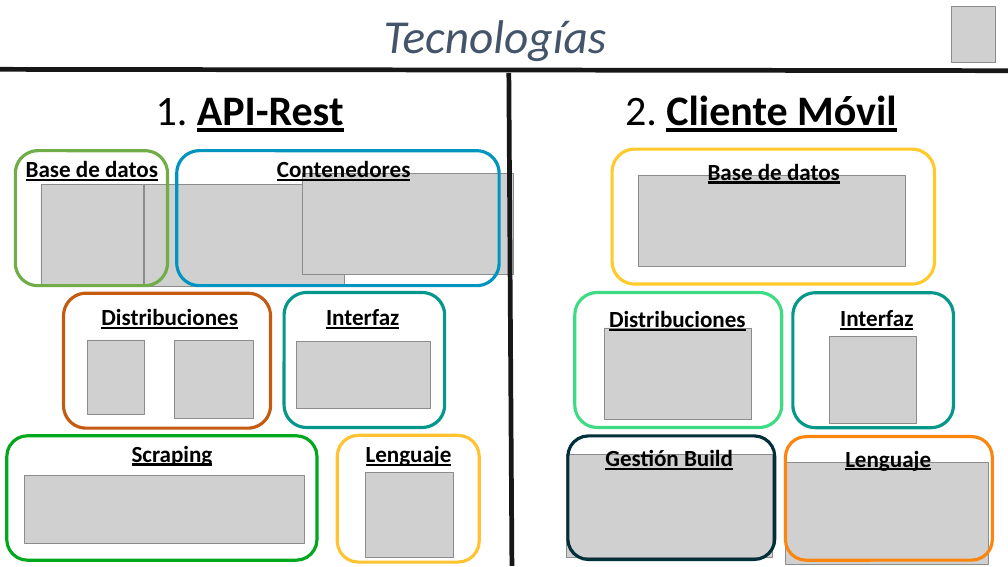
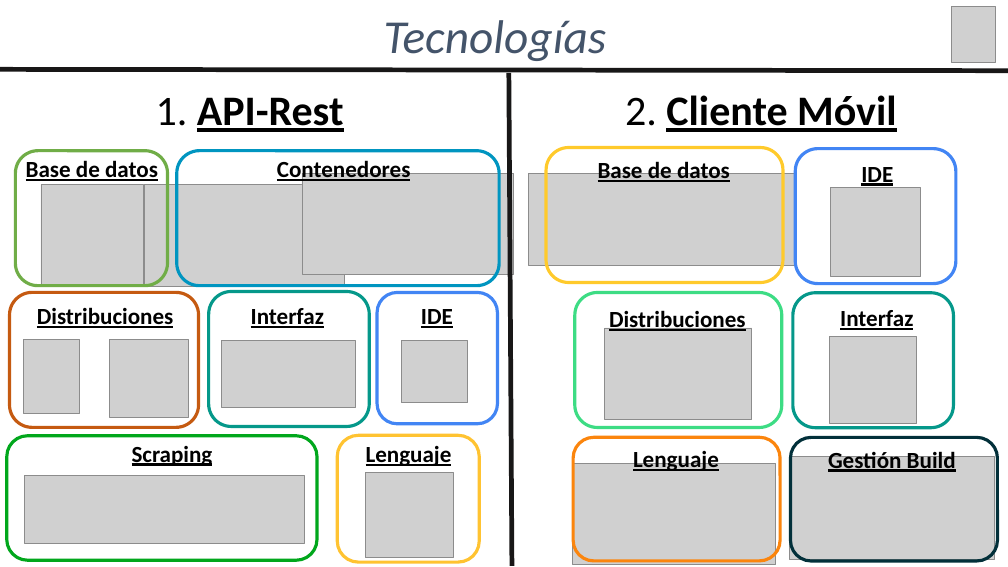
Before and after one commit to agchivite/Wewiza, a slide deck: slide 9 of 02_Documentacion/Presentacion_Wewiza.pptx (slide 7 before the commit). Drawn at 1008x567 pixels with LibreOffice and Linux fonts; fonts in the diff are those of the drawing; grey boxes stand for pictures. Boxes give left, top, right and bottom in pixels: in the first picture for what was removed or moved away, otherwise in the second. Text is boxed around its words. In the diff, an @@ line names an element or a change of style, - is before the commit and + after.

Commit message:
[Finish] Slide

```diff
--- a/02_Documentacion/Presentacion_Wewiza.pptx
+++ b/02_Documentacion/Presentacion_Wewiza.pptx
@@ rounded rectangle: place and size @@
-rounded rectangle at [613,149,935,284]
+rounded rectangle at [546,147,783,282]
@@ rounded rectangle added at [796,149,956,284], outline #4285F4 3 pt @@
@@ picture: place and size @@
-picture at [639,175,906,267]
+picture at [529,174,796,265]
@@ text "Base de datos": place and size @@
-text "Base de datos" at [708,160,840,184]
+text "Base de datos" at [598,159,730,182]
@@ text added at [861,162,893,188], 22 pt, text #000000, bold, underline @@
+IDE
@@ picture added at [831,188,920,277] @@
@@ rounded rectangle: place and size @@
-rounded rectangle at [64,293,271,428]
+rounded rectangle at [10,293,199,427]
@@ 2 pictures, 1 text: place and size @@
-2 pictures, 1 text at [88,308,253,418]
+2 pictures, 1 text at [23,307,188,417]
@@ 1 picture, 1 text, 1 rounded rectangle: place and size @@
-1 picture, 1 text, 1 rounded rectangle at [284,293,445,427]
+1 picture, 1 text, 1 rounded rectangle at [209,292,369,426]
@@ rounded rectangle added at [377,293,498,424], outline #4285F4 3 pt @@
@@ text added at [421,309,453,328], 22 pt, text #000000, bold, underline @@
+IDE
@@ picture added at [402,340,468,403] @@
@@ rounded rectangle: place and size @@
-rounded rectangle at [786,436,993,560]
+rounded rectangle at [573,437,780,560]
@@ text "Lenguaje": place and size @@
-text "Lenguaje" at [845,447,931,471]
+text "Lenguaje" at [633,448,719,471]
@@ rounded rectangle: place and size @@
-rounded rectangle at [568,436,775,560]
+rounded rectangle at [791,438,998,561]
@@ text "Gestión Build": place and size @@
-text "Gestión Build" at [605,447,733,470]
+text "Gestión Build" at [828,448,956,472]
@@ picture: place and size @@
-picture at [785,463,988,564]
+picture at [573,464,776,565]
@@ picture: place and size @@
-picture at [566,455,772,558]
+picture at [789,457,995,560]
```
Also in this commit, not shown: 4 other slides changed, 2 slides added.
